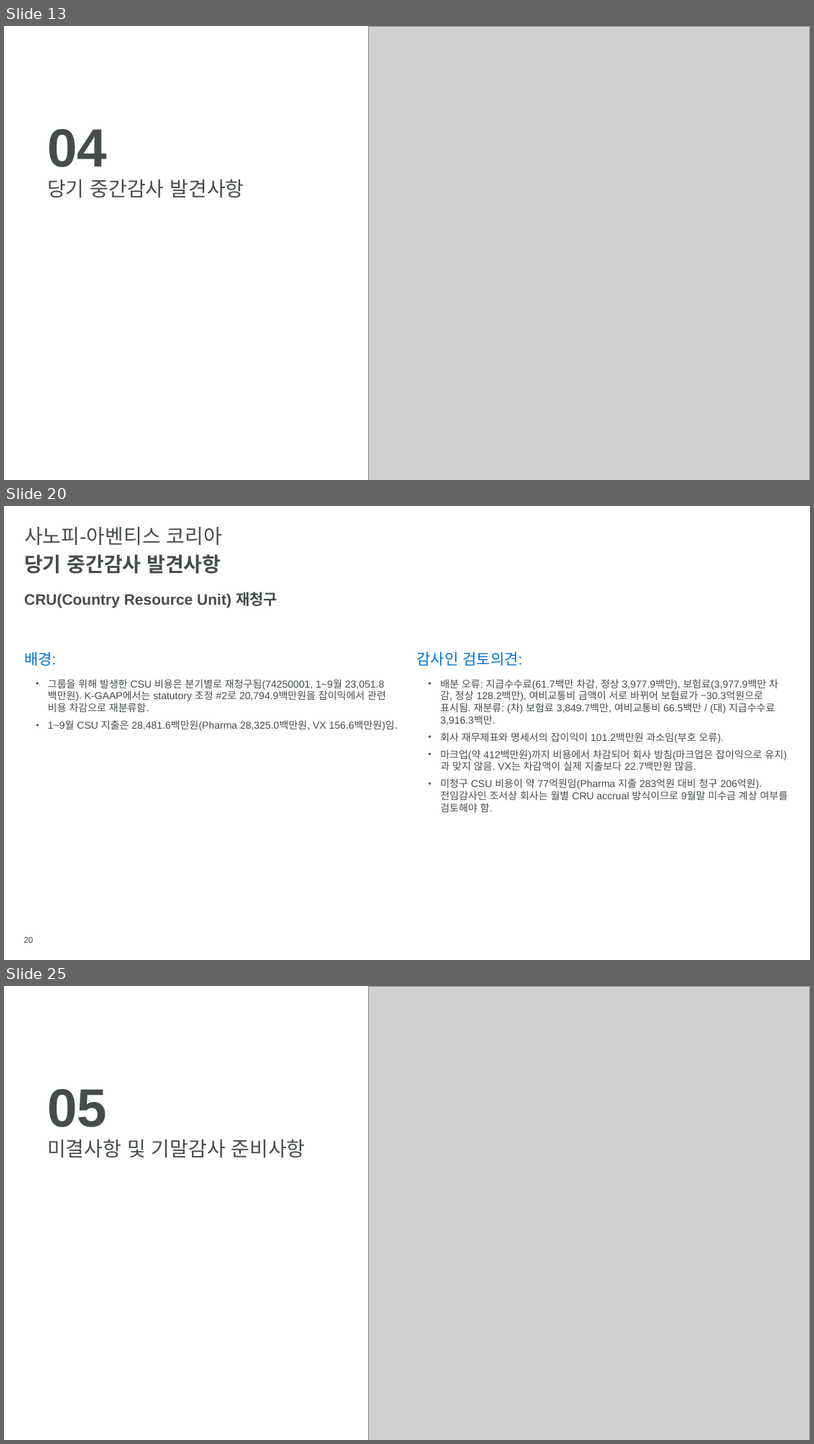
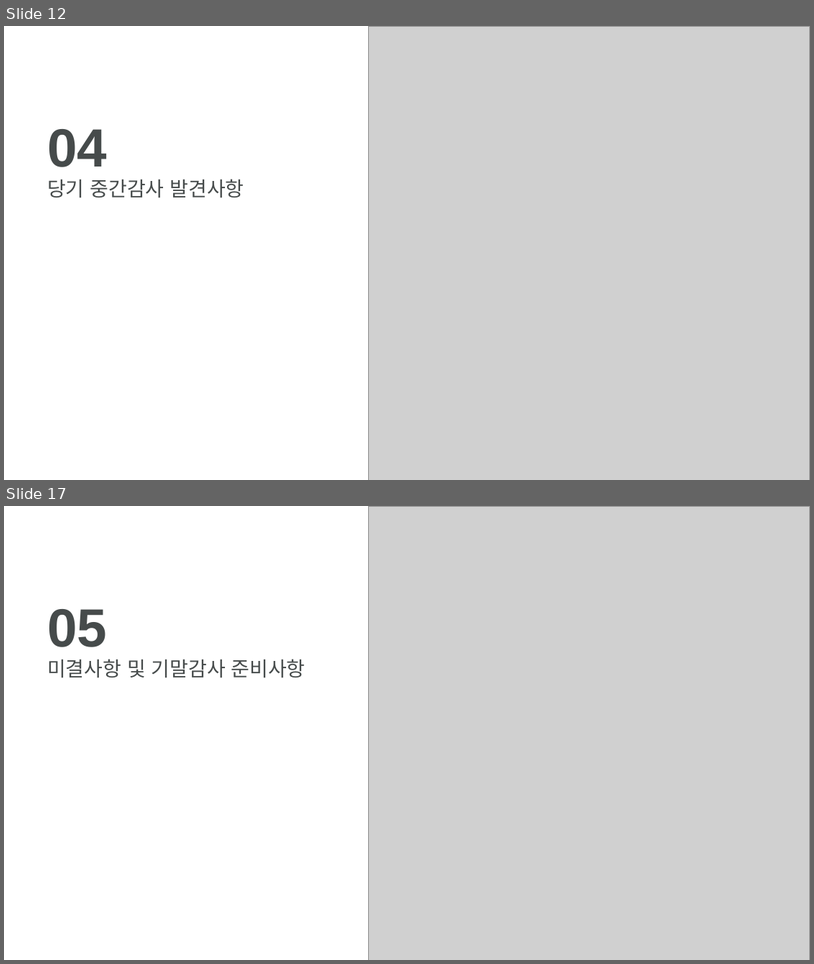
Before and after one commit to hansesle-maker/code, a slide deck: deliverables/SAK_FY2026_Interim_Closing_KO.pptx. Shown one above the other, each under a label of ours: slides 13, 20 and 25 before the commit, slides 12 and 17 after it; the slides between them are not shown. The pictures are 814x1444 and 814x964 pixels, drawn with LibreOffice and Linux fonts; fonts in the diff are those of the drawing; grey boxes stand for pictures; background and template pictures are left out. Boxes give left, top, right and bottom in pixels: in the first picture for what was removed or moved away, otherwise in the second. Text is boxed around its words. In the diff, an @@ line names an element or a change of style, - is before the commit and + after.

```diff
--- a/deliverables/SAK_FY2026_Interim_Closing_KO.pptx
+++ b/deliverables/SAK_FY2026_Interim_Closing_KO.pptx
@@ slide 20 removed at (x1=4, y1=506, x2=810, y2=960), background #FFFFFF @@
@@ title removed at (x1=24, y1=527, x2=222, y2=545) @@
-사노피-아벤티스 코리아
@@ text removed at (x1=24, y1=554, x2=221, y2=574) @@
-당기 중간감사 발견사항
@@ text removed at (x1=24, y1=592, x2=278, y2=608) @@
-CRU(Country Resource Unit) 재청구
@@ text removed at (x1=24, y1=651, x2=56, y2=666) @@
-배경:
@@ text removed at (x1=417, y1=651, x2=522, y2=666) @@
-감사인 검토의견:
@@ text removed at (x1=48, y1=679, x2=398, y2=731) @@
-  • 그룹을 위해 발생한 CSU 비용은 분기별로 재청구됨(74250001, 1~9월 23,051.8백만원). K-GAAP에서는 statutory 조정 #2로 20,794.9백만원을 잡이익에서 관련 비용 차감으로 재분류함.
-  • 1~9월 CSU 지출은 28,481.6백만원(Pharma 28,325.0백만원, VX 156.6백만원)임.
@@ text removed at (x1=440, y1=679, x2=789, y2=812) @@
-  • 배분 오류: 지급수수료(61.7백만 차감, 정상 3,977.9백만), 보험료(3,977.9백만 차감, 정상 128.2백만), 여비교통비 금액이 서로 바뀌어 보험료가 −30.3억원으로 표시됨. 재분류: (차) 보험료 3,849.7백만, 여비교통비 66.5백만 / (대) 지급수수료 3,916.3백만.
-  • 회사 재무제표와 명세서의 잡이익이 101.2백만원 과소임(부호 오류).
-  • 마크업(약 412백만원)까지 비용에서 차감되어 회사 방침(마크업은 잡이익으로 유지)과 맞지 않음. VX는 차감액이 실제 지출보다 22.7백만원 많음.
-  • 미청구 CSU 비용이 약 77억원임(Pharma 지출 283억원 대비 청구 206억원). 전임감사인 조서상 회사는 월별 CRU accrual 방식이므로 9월말 미수금 계상 여부를 검토해야 함.
@@ page number removed at (x1=24, y1=937, x2=34, y2=942) @@
-20
@@ what was slide 13 is now slide 12 @@
@@ what was slide 25 is now slide 17 @@
```
Also in this commit, not shown: 13 slides changed, 7 other slides removed.
